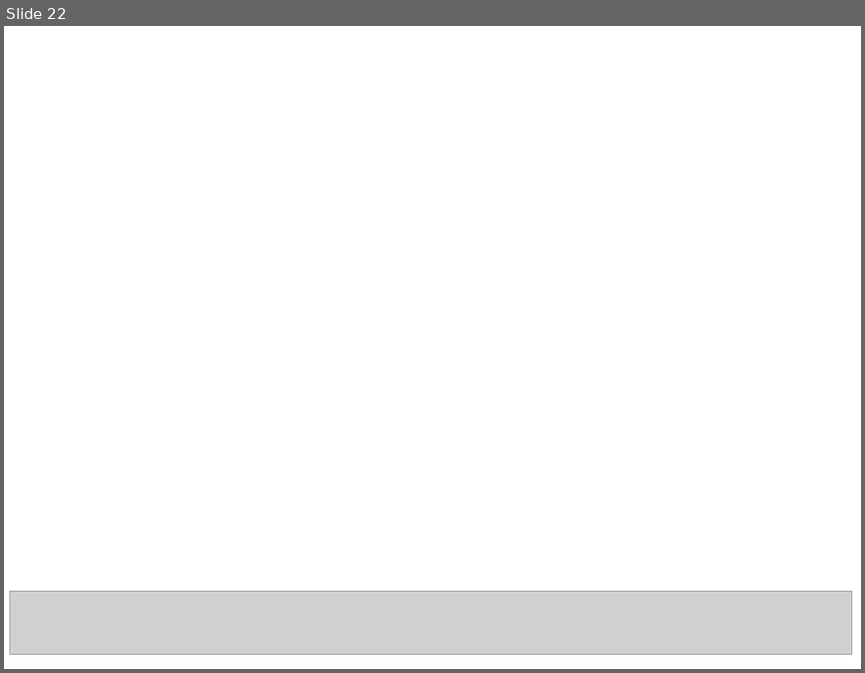
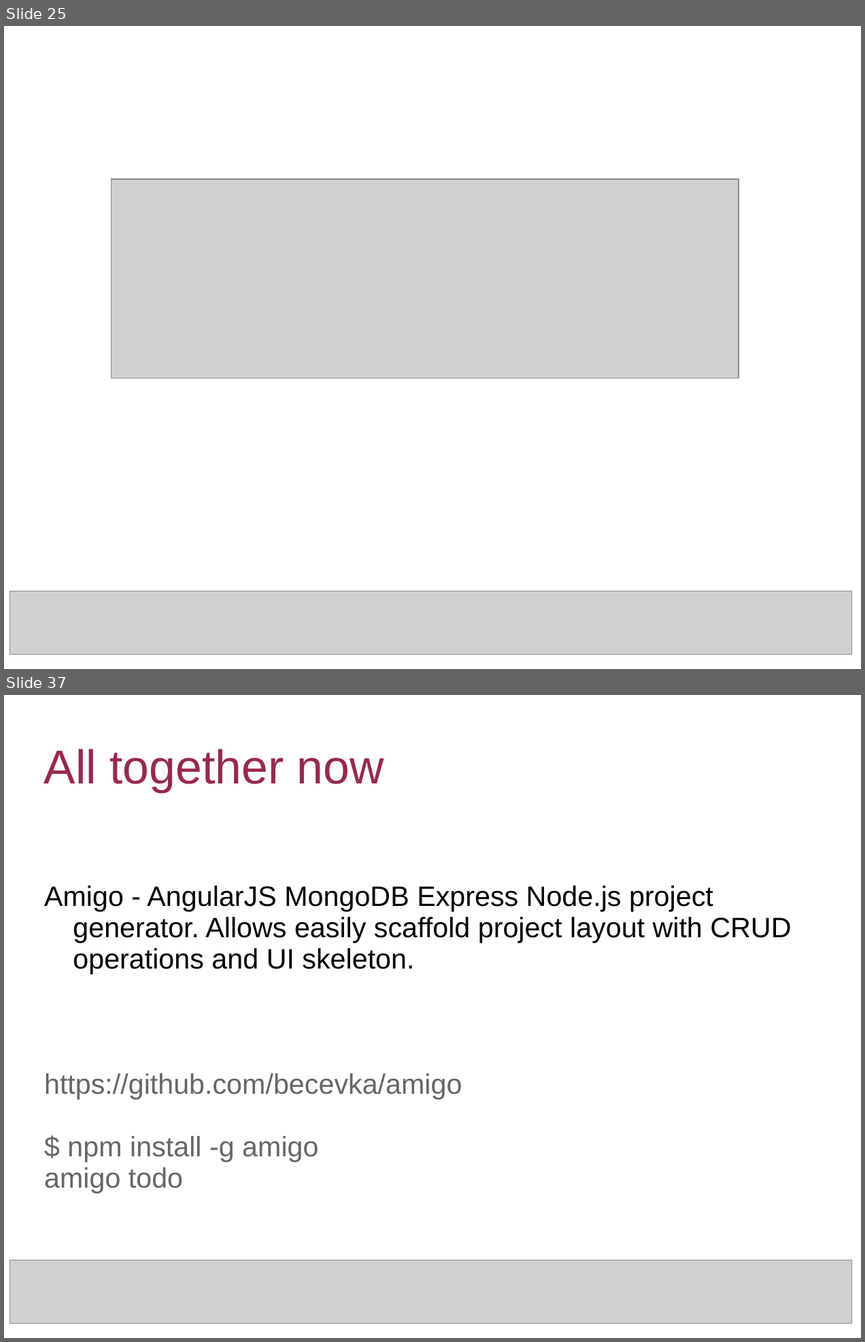
Before and after one commit to becevka/amigo, a slide deck: amigo.ppt. Shown one above the other, each under a label of ours: slide 22 before the commit, slides 25 and 37 after it; the slides between them are not shown. The pictures are 865x673 and 865x1342 pixels, drawn with LibreOffice and Linux fonts; fonts in the diff are those of the drawing; grey boxes stand for pictures. Boxes give left, top, right and bottom in pixels: in the first picture for what was removed or moved away, otherwise in the second. Text is boxed around its words. In the diff, an @@ line names an element or a change of style, - is before the commit and + after.

```diff
--- a/amigo.ppt
+++ b/amigo.ppt
@@ slide 37 added at [4, 695, 861, 1338], background #FFFFFF @@
@@ title added at [43, 749, 384, 792], 44 pt, text #99284C @@
+All together now
@@ subtitle added at [44, 885, 791, 1193], 26 pt, text #000000 @@
+Amigo - AngularJS MongoDB Express Node.js project generator. Allows easily scaffold project layout with CRUD operations and UI skeleton.
+https://github.com/becevka/amigo
+$ npm install -g amigo
+amigo todo
@@ picture added at [10, 1259, 852, 1323] @@
@@ what was slide 22 is now slide 25 @@
@@ slide 25 changed as well @@
@@ picture added at [111, 179, 738, 378] @@
```
Also in this commit, not shown: 16 other slides changed, 17 other slides added, 2 other files.
